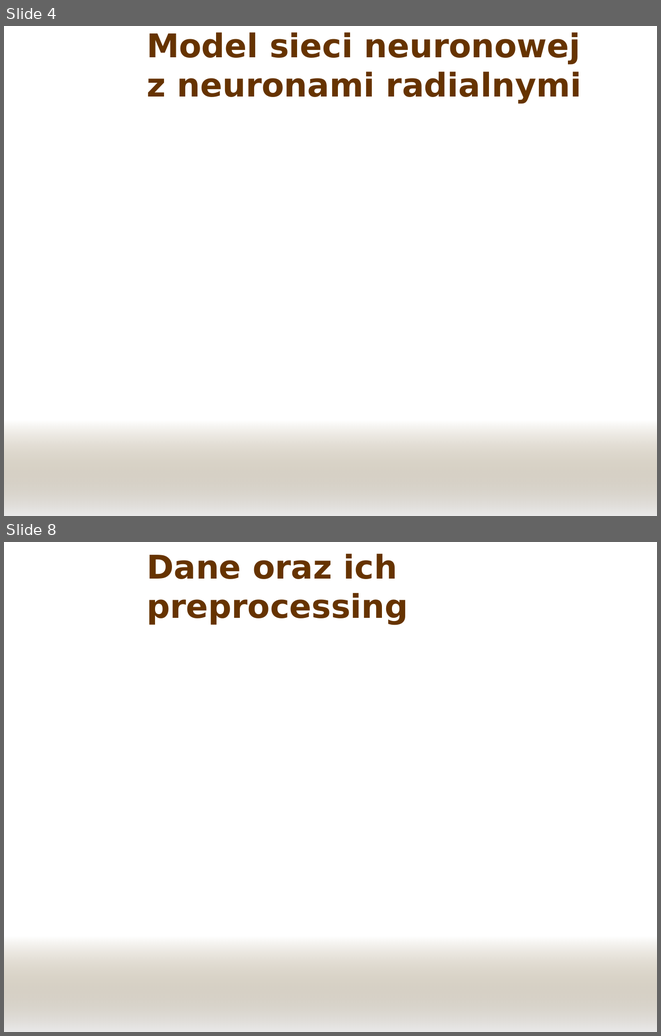
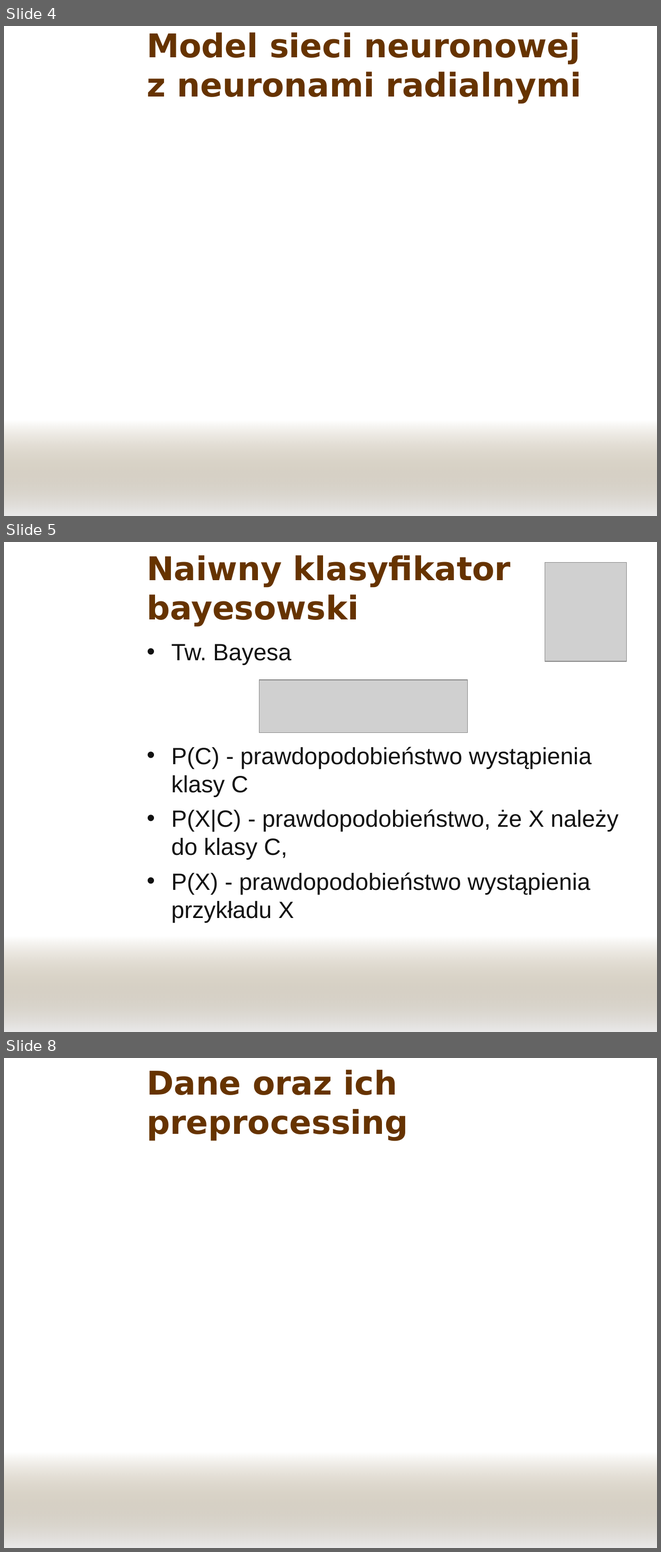
Before and after one commit to panchamk/mini08sn, a slide deck: doc/Prezentacja.ppt. Shown one above the other, each under a label of ours: slides 4 and 8 before the commit, slides 4, 5 and 8 after it; the slides between them are not shown. The pictures are 661x1036 and 661x1552 pixels, drawn with LibreOffice and Linux fonts; fonts in the diff are those of the drawing; grey boxes stand for pictures; background and template pictures are left out. Boxes give left, top, right and bottom in pixels: in the first picture for what was removed or moved away, otherwise in the second. Text is boxed around its words. In the diff, an @@ line names an element or a change of style, - is before the commit and + after.

```diff
--- a/doc/Prezentacja.ppt
+++ b/doc/Prezentacja.ppt
@@ slide 5 added at (x1=4, y1=542, x2=657, y2=1032), background picture (left out); not listed: 1 template element that a slide beside it also shows @@
@@ title added at (x1=147, y1=555, x2=511, y2=626), 36 pt, text #663300, bold @@
+Naiwny klasyfikator bayesowski
@@ picture added at (x1=545, y1=562, x2=626, y2=661) @@
@@ text added at (x1=171, y1=644, x2=618, y2=922), 25.9 pt, text #111111 @@
+• Tw. Bayesa
+• P(C) - prawdopodobieństwo wystąpienia klasy C
+• P(X|C) - prawdopodobieństwo, że X należy do klasy C,
+• P(X) - prawdopodobieństwo wystąpienia przykładu X
@@ picture added at (x1=259, y1=680, x2=468, y2=733) @@
```
Also in this commit, not shown: 1 slide changed, 1 other slide added, 1 slide removed.
